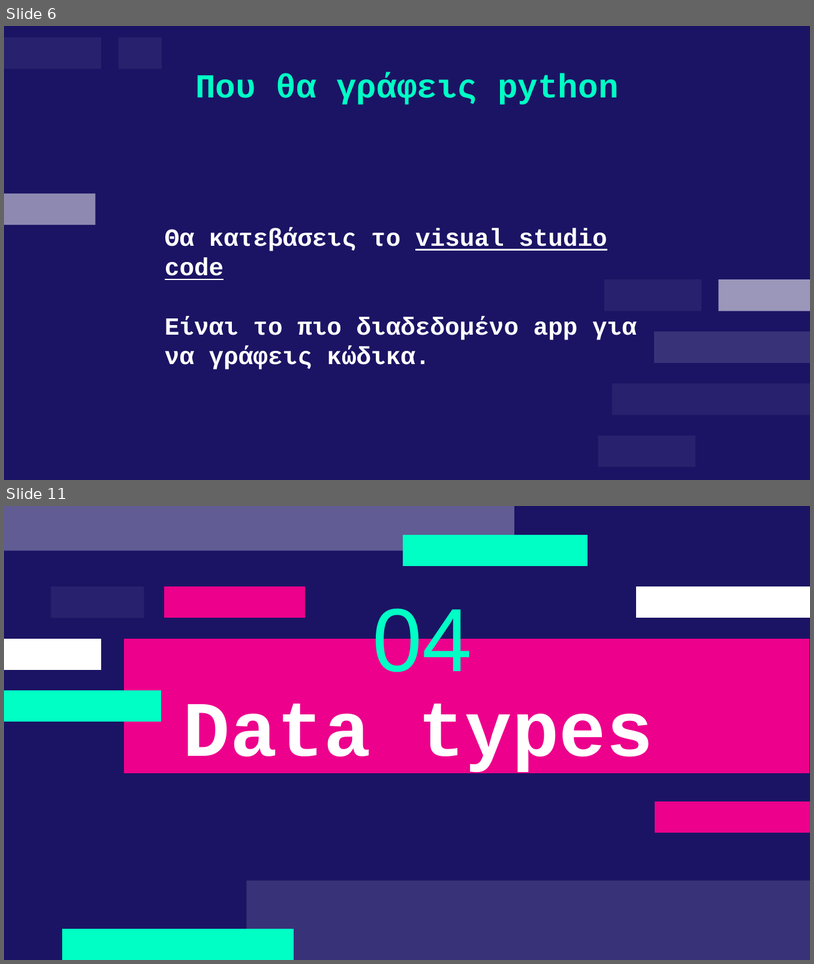
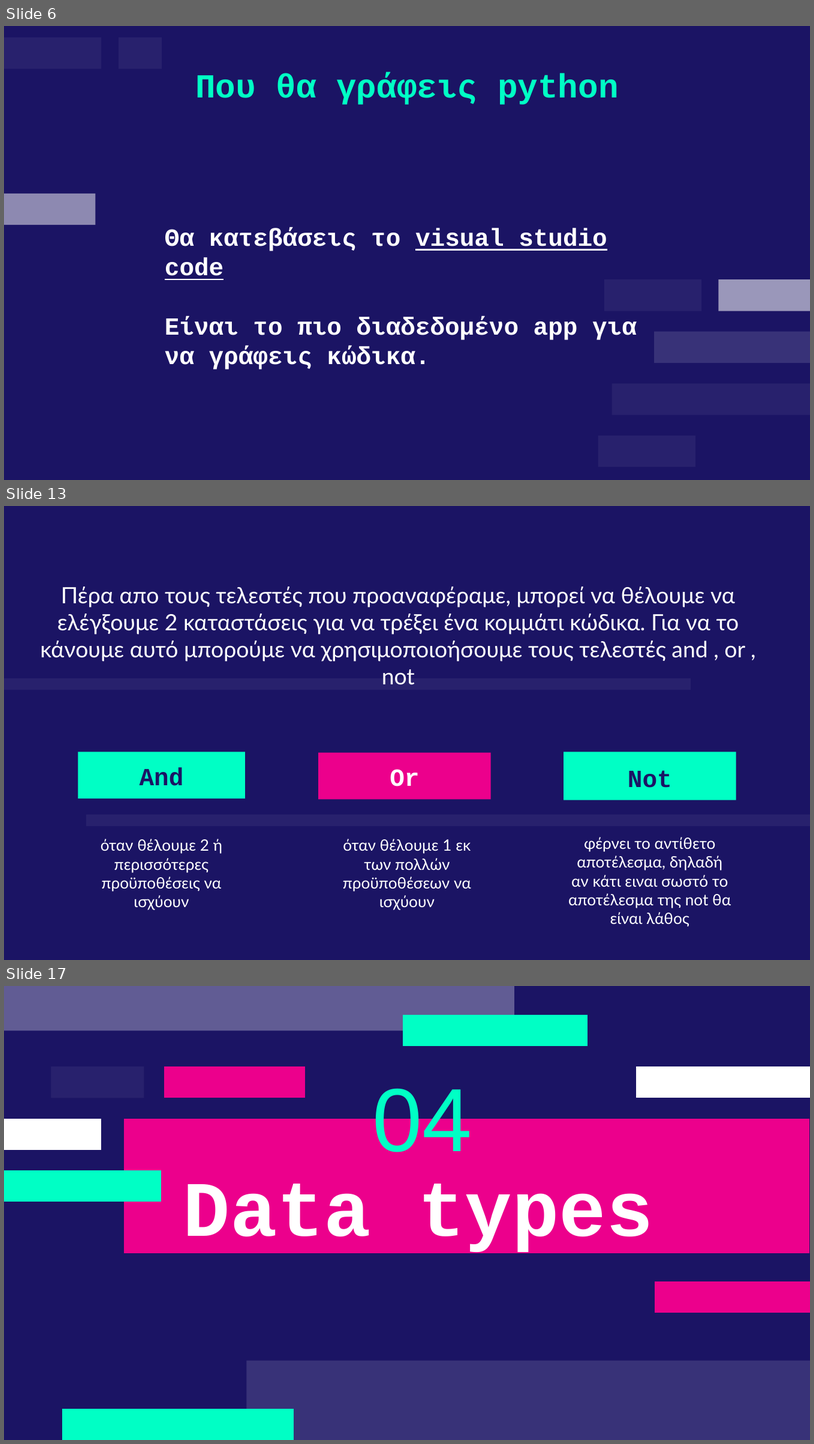
Before and after one commit to deepblue597/python_tutorial, a slide deck: lesson 2/Lesson 2 Python.pptx. Shown one above the other, each under a label of ours: slides 6 and 11 before the commit, slides 6, 13 and 17 after it; the slides between them are not shown. The pictures are 814x964 and 814x1444 pixels, drawn with LibreOffice and Linux fonts; fonts in the diff are those of the drawing. Boxes give left, top, right and bottom in pixels: in the first picture for what was removed or moved away, otherwise in the second. Text is boxed around its words. In the diff, an @@ line names an element or a change of style, - is before the commit and + after.

```diff
--- a/lesson 2/Lesson 2 Python.pptx
+++ b/lesson 2/Lesson 2 Python.pptx
@@ slide 13 added at (x1=4, y1=506, x2=810, y2=960), background #1B1464 @@
@@ subtitle added at (x1=40, y1=586, x2=746, y2=685), 20 pt, text #FFFFFF @@
+Πέρα απο τους τελεστές που προαναφέραμε, μπορεί να θέλουμε να ελέγξουμε 2 καταστάσεις για να τρέξει ένα κομμάτι κώδικα. Για να το κάνουμε αυτό μπορούμε να χρησιμοποιοήσουμε τους τελεστές and , or , not
@@ freeform shape added at (x1=4, y1=679, x2=691, y2=690), fill #FFFFFF at 6% opacity @@
@@ title added at (x1=78, y1=752, x2=245, y2=799), fill #00FFC5, 22 pt, text #1B1464, bold @@
+And
@@ title added at (x1=318, y1=753, x2=491, y2=799), fill #EC008C, 22 pt, text #FFFFFF, bold @@
+Or
@@ title added at (x1=564, y1=752, x2=736, y2=801), fill #00FFC5, 22 pt, text #1B1464, bold @@
+Not
@@ freeform shape added at (x1=86, y1=814, x2=810, y2=825), fill #FFFFFF at 6% opacity @@
@@ subtitle added at (x1=101, y1=838, x2=222, y2=910), 14 pt, text #FFFFFF @@
+όταν θέλουμε 2 ή περισσότερες προϋποθέσεις να ισχύουν
@@ subtitle added at (x1=343, y1=838, x2=471, y2=910), 14 pt, text #FFFFFF @@
+όταν θέλουμε 1 εκ των πολλών προϋποθέσεων να ισχύουν
@@ text added at (x1=569, y1=837, x2=731, y2=926), 14 pt, text #FFFFFF @@
+φέρνει το αντίθετο αποτέλεσμα, δηλαδή αν κάτι ειναι σωστό το αποτέλεσμα της not θα είναι λάθος
@@ what was slide 11 is now slide 17 @@
```
Also in this commit, not shown: 4 slides changed, 8 other slides added, 3 slides removed, 1 other file.
